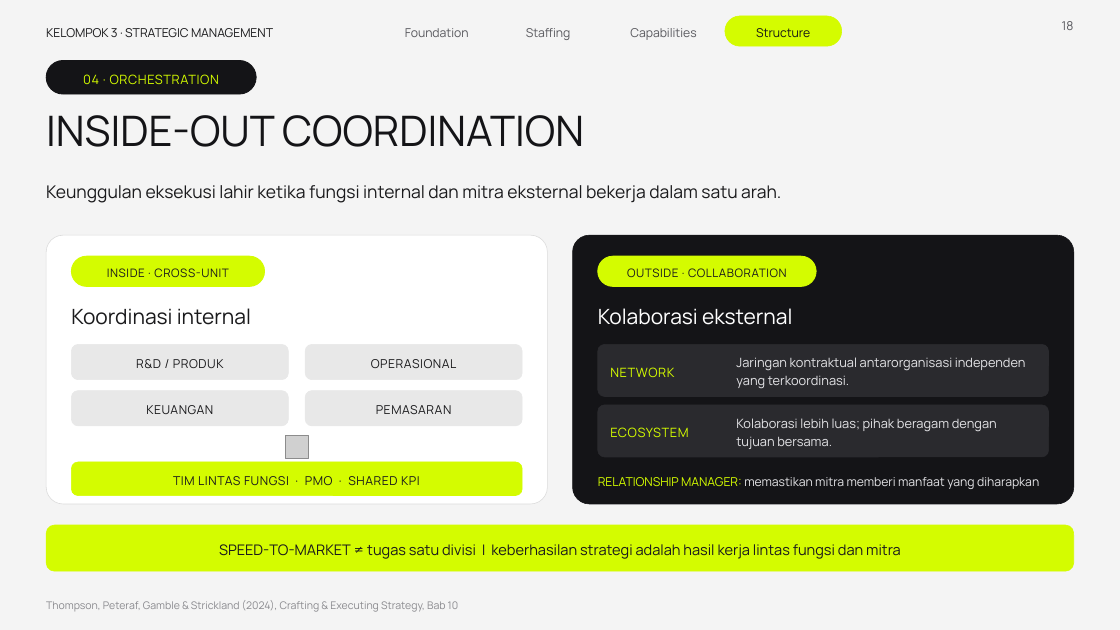
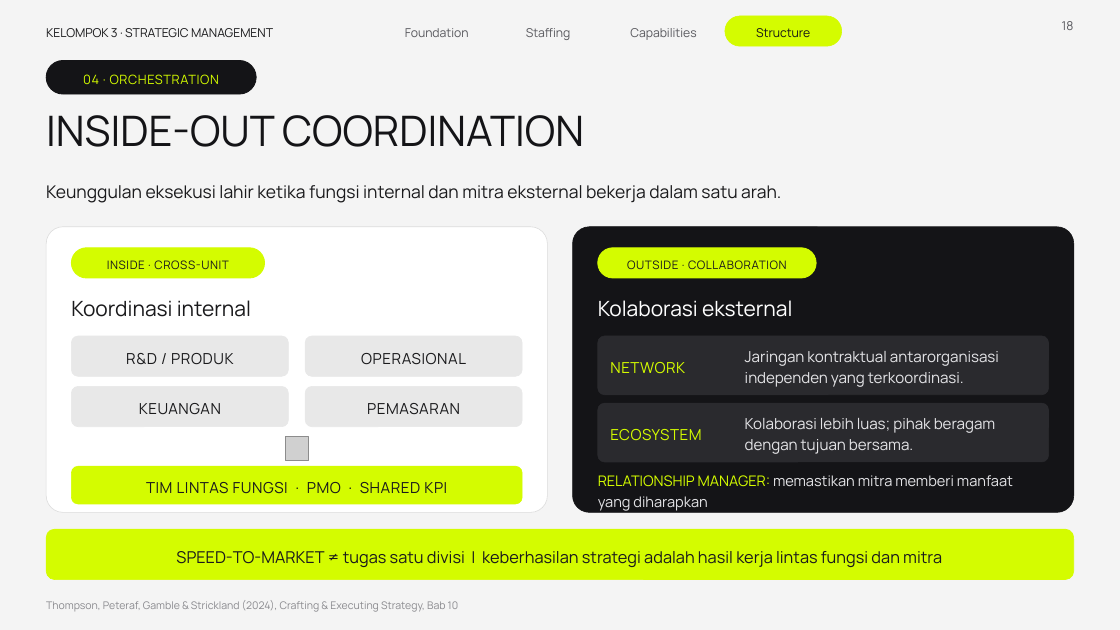
Before and after one commit to aslihabnuri/Dom-Manipulation, a slide deck: slide 18 of presentasi_ch10_kelompok3/SMJKT_Group 3_Aslih_Chapter 10 Strategy Execution.pptx. Drawn at 1120x630 pixels with LibreOffice and Linux fonts; fonts in the diff are those of the drawing; grey boxes stand for pictures. Boxes give left, top, right and bottom in pixels: in the first picture for what was removed or moved away, otherwise in the second. Text is boxed around its words. In the diff, an @@ line names an element or a change of style, - is before the commit and + after.

```diff
--- a/presentasi_ch10_kelompok3/SMJKT_Group 3_Aslih_Chapter 10 Strategy Execution.pptx
+++ b/presentasi_ch10_kelompok3/SMJKT_Group 3_Aslih_Chapter 10 Strategy Execution.pptx
@@ rounded rectangle: place and size @@
-rounded rectangle at (46,235,548,504)
+rounded rectangle at (46,227,548,513)
@@ rounded rectangle: place and size @@
-rounded rectangle at (573,235,1075,504)
+rounded rectangle at (573,227,1075,513)
@@ 4 texts, 2 rounded rectangles: place and size @@
-4 texts, 2 rounded rectangles at (71,256,817,325)
+4 texts, 2 rounded rectangles at (71,248,817,317)
@@ text "R&D / PRODUK": place and size @@
-text "R&D / PRODUK" at (136,359,224,368)
+text "R&D / PRODUK" at (126,353,233,364)
@@ rounded rectangle: place and size @@
-rounded rectangle at (71,344,288,380)
+rounded rectangle at (71,336,288,376)
@@ size 10.5 to 13 pt in 5 elements at (139,403,221,414), (367,403,460,414), (146,482,447,494), (126,353,233,364), (361,353,466,365) @@
@@ text "OPERASIONAL": place and size @@
-text "OPERASIONAL" at (371,359,456,368)
+text "OPERASIONAL" at (361,353,466,365)
@@ proportions changed in 10 elements at (46,227,548,513), (573,227,1075,513), (598,403,1049,462), (71,386,288,427), (305,386,522,427), (598,336,1049,395), (46,529,1074,580), (71,466,523,504), (71,336,288,376), (305,336,522,376) @@
@@ rounded rectangle: place and size @@
-rounded rectangle at (305,344,522,380)
+rounded rectangle at (305,336,522,376)
@@ rounded rectangle: place and size @@
-rounded rectangle at (598,344,1049,397)
+rounded rectangle at (598,336,1049,395)
@@ size 11 to 13 pt in 4 elements at (745,418,996,454), (745,351,999,387), (610,429,701,440), (610,362,685,373) @@
@@ text "Jaringan kontraktual antarorganisasi independen yang ...": place and size @@
-text "Jaringan kontraktual antarorganisasi independen yang ..." at (736,357,1026,389)
+text "Jaringan kontraktual antarorganisasi independen yang ..." at (745,351,999,387)
@@ rounded rectangle: place and size @@
-rounded rectangle at (71,391,288,426)
+rounded rectangle at (71,386,288,427)
@@ rounded rectangle: place and size @@
-rounded rectangle at (305,391,522,426)
+rounded rectangle at (305,386,522,427)
@@ rounded rectangle: place and size @@
-rounded rectangle at (598,405,1049,457)
+rounded rectangle at (598,403,1049,462)
@@ text "Kolaborasi lebih luas; pihak beragam ...": place and size @@
-text "Kolaborasi lebih luas; pihak beragam ..." at (736,418,997,449)
+text "Kolaborasi lebih luas; pihak beragam ..." at (745,418,996,454)
@@ rounded rectangle: place and size @@
-rounded rectangle at (71,462,523,496)
+rounded rectangle at (71,466,523,504)
@@ text "RELATIONSHIP MANAGER: memastikan mitra memberi ..." at (598,475,1013,511): size 10.5 to 12.5 pt @@
@@ rounded rectangle: place and size @@
-rounded rectangle at (46,525,1074,571)
+rounded rectangle at (46,529,1074,580)
@@ text "SPEED-TO-MARKET ≠ tugas satu divisi ..." at (176,551,942,567): size 12.5 to 14 pt @@
```
Also in this commit, not shown: 9 other slides changed, 1 other file.
